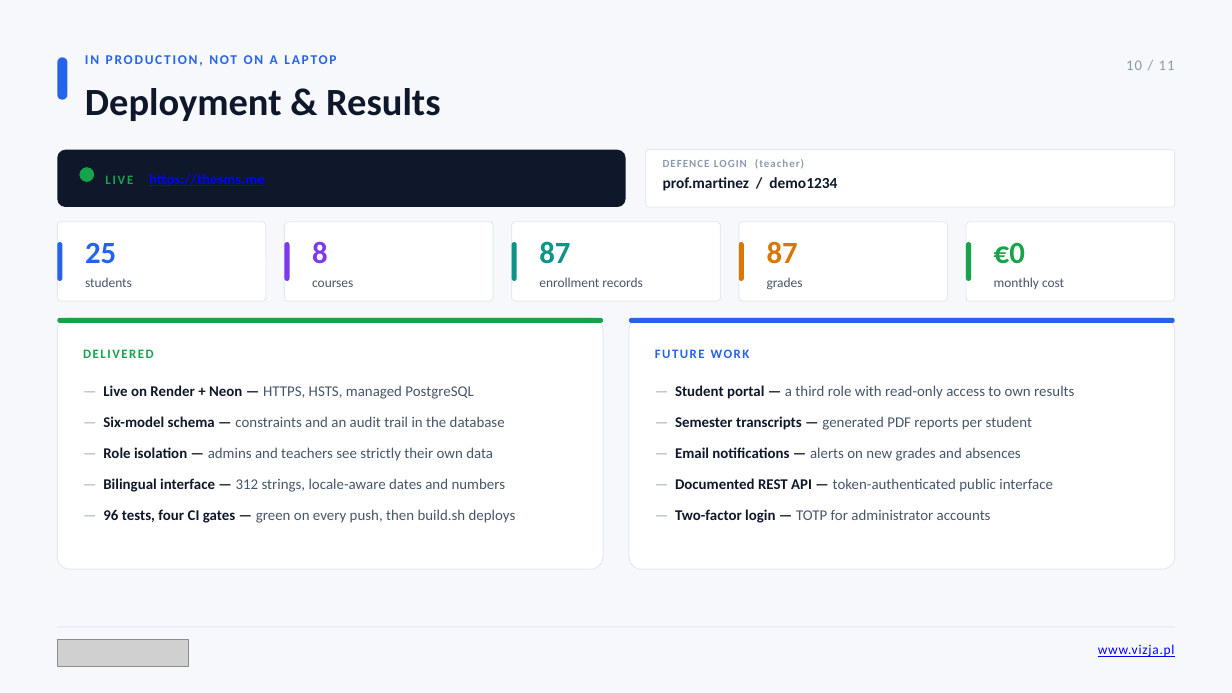
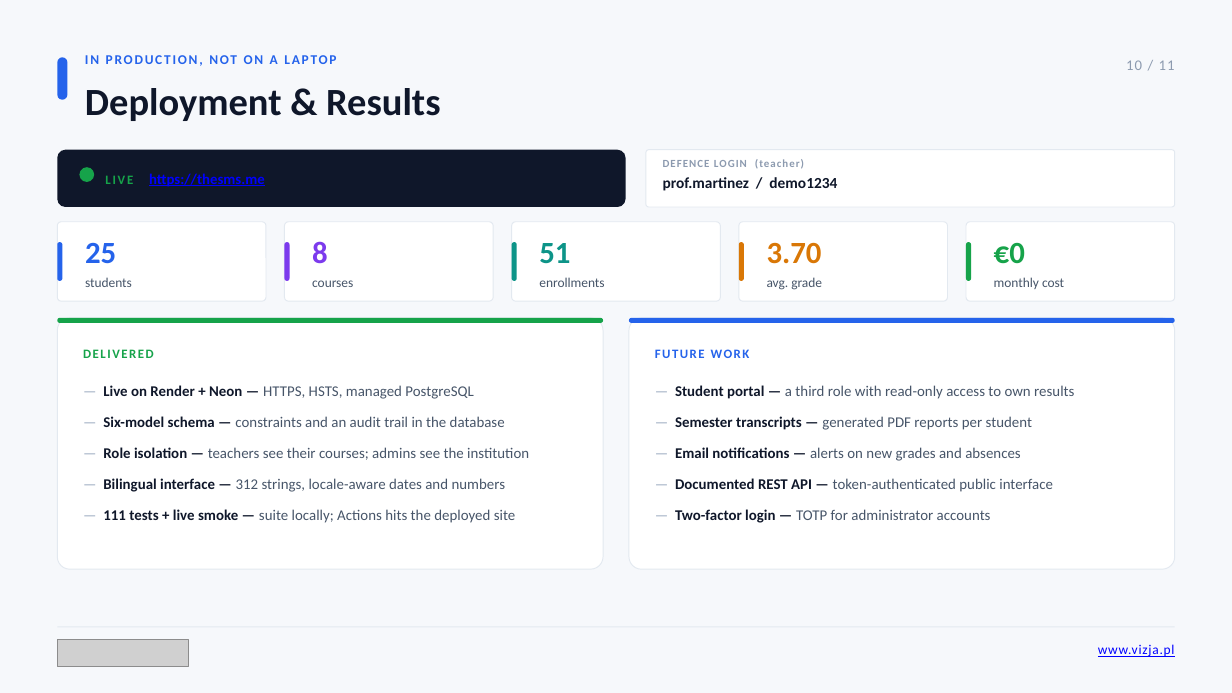
Before and after one commit to maksym671/Diploma-Project-SMS-Management-System, a slide deck: slide 10 of Maksym_Shpak_Diploma_Presentation.pptx. Drawn at 1232x693 pixels with LibreOffice and Linux fonts; fonts in the diff are those of the drawing; grey boxes stand for pictures. Boxes give left, top, right and bottom in pixels: in the first picture for what was removed or moved away, otherwise in the second. Text is boxed around its words. In the diff, an @@ line names an element or a change of style, - is before the commit and + after.

Commit message:
Point the defence tiles at the live dashboard KPIs.

```diff
--- a/Maksym_Shpak_Diploma_Presentation.pptx
+++ b/Maksym_Shpak_Diploma_Presentation.pptx
@@ text at [539,243,604,287]: text changed @@
-87
-enrollment records
+51
+enrollments
@@ text at [767,242,822,290]: text changed @@
-87
-grades
+3.70
+avg. grade
@@ text at [103,447,529,460]: text changed @@
-— Role isolation — admins and teachers see strictly their own data
+— Role isolation — teachers see their courses; admins see the institution
@@ text at [103,509,515,523]: text changed @@
-— 96 tests, four CI gates — green on every push, then build.sh deploys
+— 111 tests + live smoke — suite locally; Actions hits the deployed site
```
Also in this commit, not shown: 3 other slides changed, 1 other file.
